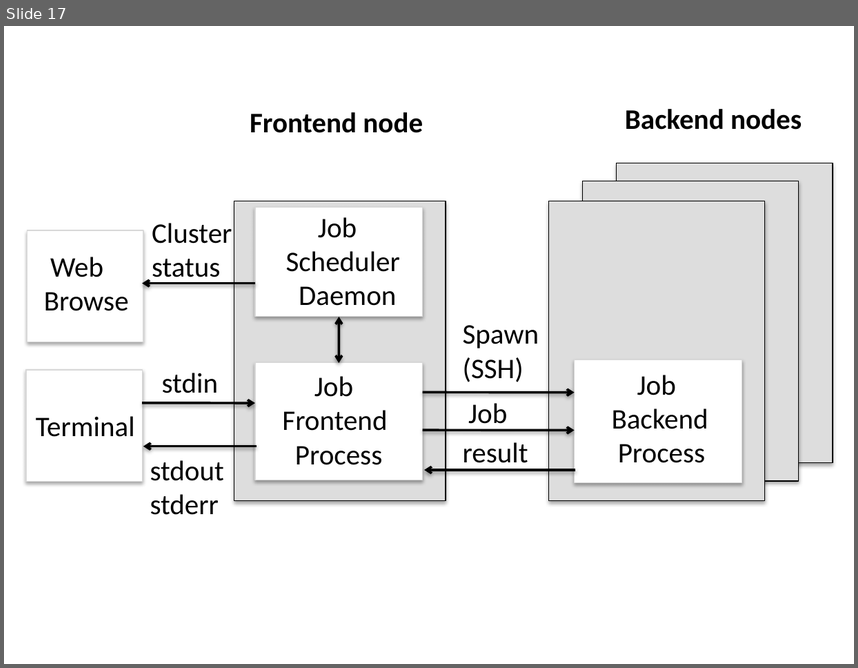
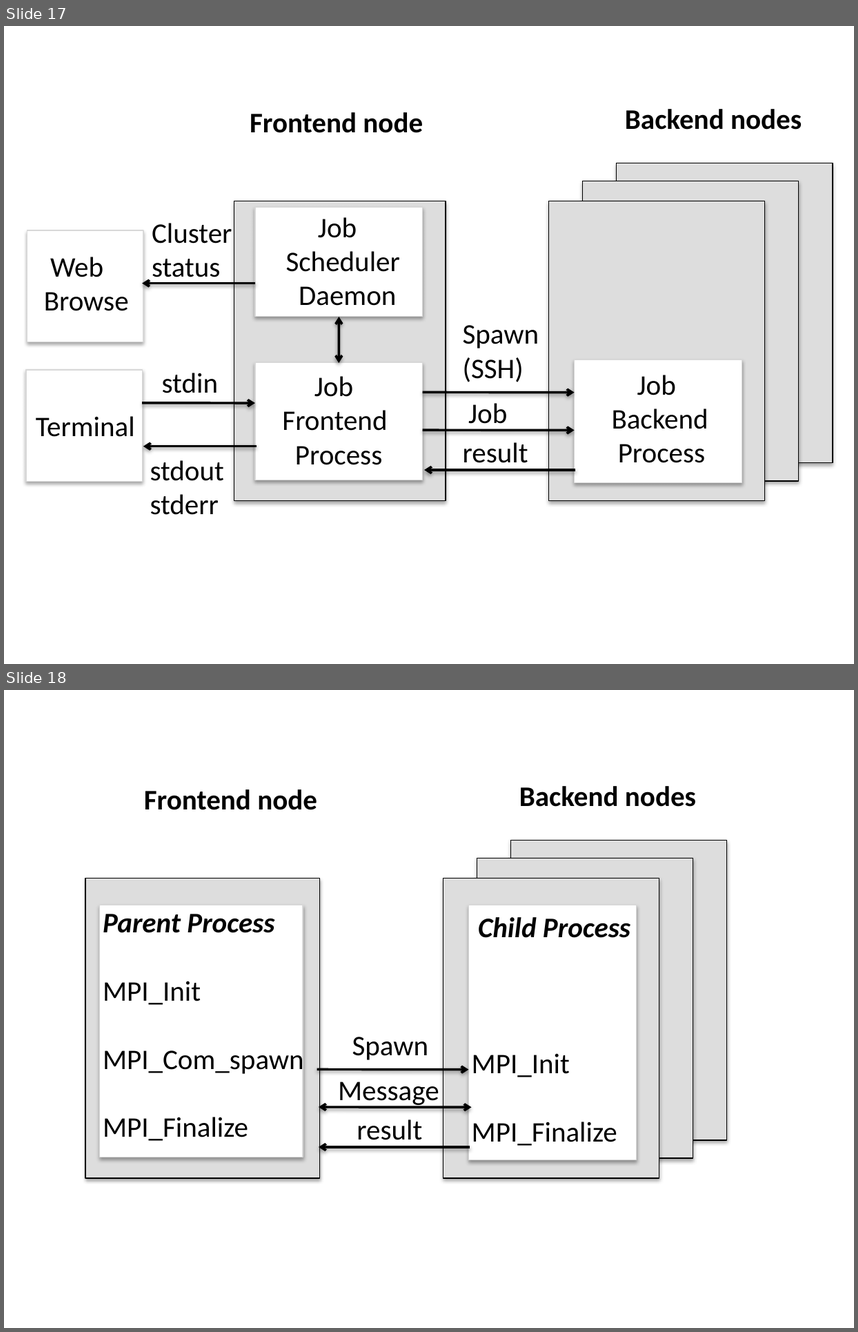
Before and after one commit to hexi111/xxh2229, a slide deck: latex/project-pj/figure.pptx. Shown one above the other, each under a label of ours: slide 17 before the commit, slides 17 and 18 after it. The pictures are 858x668 and 858x1332 pixels, drawn with LibreOffice and Linux fonts; fonts in the diff are those of the drawing. Boxes give left, top, right and bottom in pixels: in the first picture for what was removed or moved away, otherwise in the second. Text is boxed around its words. In the diff, an @@ line names an element or a change of style, - is before the commit and + after.

```diff
--- a/latex/project-pj/figure.pptx
+++ b/latex/project-pj/figure.pptx
@@ slide 18 added at (x1=4, y1=690, x2=854, y2=1328), background #FFFFFF @@
@@ text added at (x1=144, y1=789, x2=317, y2=810), 24 pt, text #000000, bold @@
+Frontend node
@@ text added at (x1=519, y1=786, x2=696, y2=807), 24 pt, text #000000, bold @@
+Backend nodes
@@ rectangle added at (x1=510, y1=840, x2=726, y2=1140), fill #DDDDDD, outline #000000 0.75 pt @@
@@ rectangle added at (x1=477, y1=858, x2=693, y2=1159), fill #DDDDDD, outline #000000 0.75 pt @@
@@ rectangle added at (x1=85, y1=878, x2=320, y2=1178), fill #DDDDDD, outline #000000 0.75 pt @@
@@ rectangle added at (x1=444, y1=878, x2=660, y2=1178), fill #DDDDDD, outline #000000 0.75 pt @@
@@ rectangle added at (x1=99, y1=905, x2=302, y2=1156), fill #FFFFFF, outline #D8D8D8 0.75 pt @@
@@ text added at (x1=103, y1=914, x2=304, y2=1141), 24 pt, text #000000 @@
+Parent Process
+MPI_Init
+MPI_Com_spawn
+MPI_Finalize
@@ rectangle added at (x1=457, y1=905, x2=645, y2=1017), fill #FFFFFF, outline #D8D8D8 0.75 pt @@
@@ rectangle added at (x1=469, y1=905, x2=637, y2=1160), fill #FFFFFF, outline #D8D8D8 0.75 pt @@
@@ text added at (x1=472, y1=917, x2=631, y2=1145), 24 pt, text #000000 @@
+Child Process
+MPI_Init
+MPI_Finalize
@@ text added at (x1=352, y1=1036, x2=429, y2=1060), 24 pt, text #000000 @@
+Spawn
@@ arrow added from (317, 1069) to (469, 1069), #000000 2 pt @@
@@ text added at (x1=338, y1=1081, x2=439, y2=1107), 24 pt, text #000000 @@
+Message
@@ double arrow added from (319, 1107) to (472, 1107), #000000 2 pt @@
@@ text added at (x1=357, y1=1119, x2=422, y2=1146), 24 pt, text #000000 @@
+result
@@ arrow added from (470, 1147) to (319, 1147), #000000 2 pt @@
```
Also in this commit, not shown: 2 slides changed, 31 other files.
